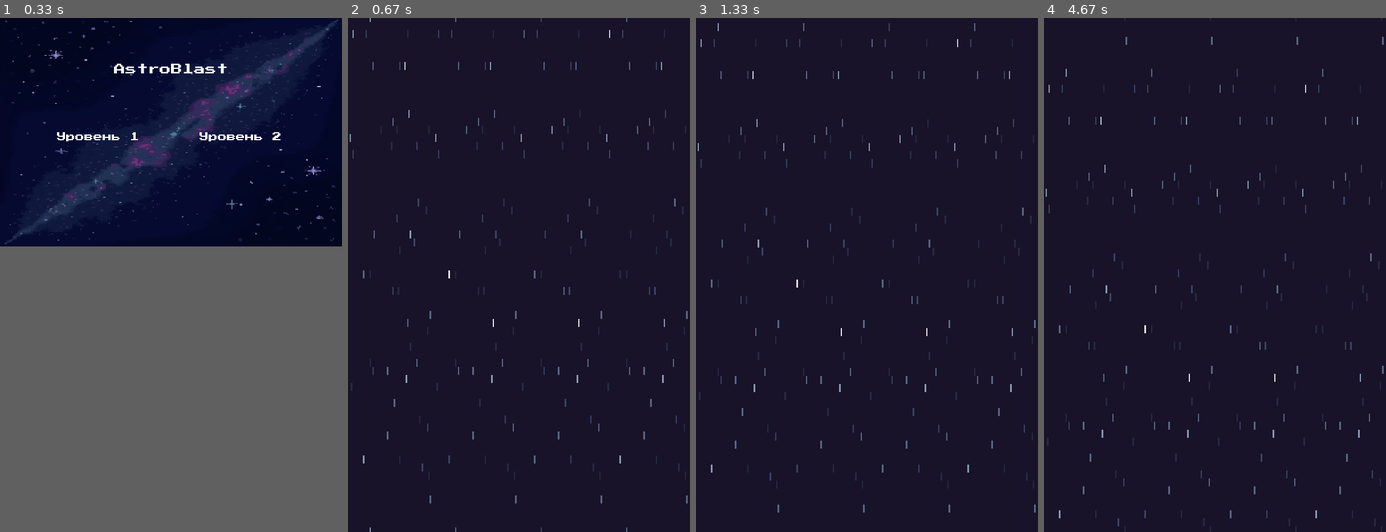
Above: before the commit, frames 1-4 (left to right).
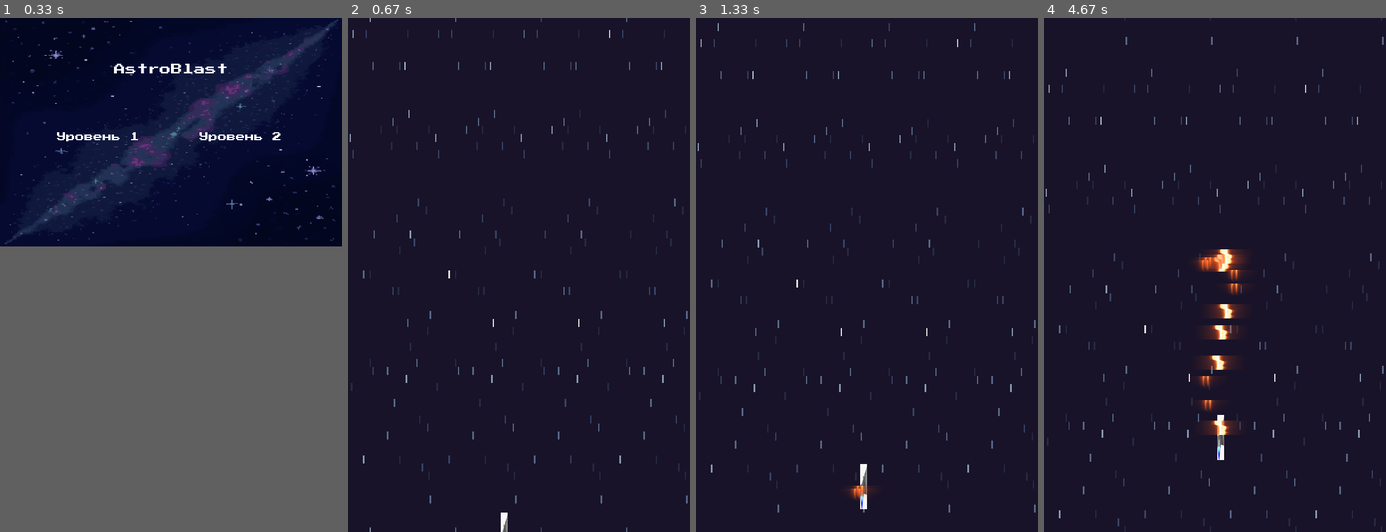
Above: after the commit, the same moments.

Repository: ArxIIdoL/Pygame_Project_Yandex_Luceum
Game: pygame game, started from main.py
Same seed, same stepped clock (60 frames per second), same inputs: the game is played once before the commit and once after it.
Inputs (mouse positions are in pixels of both pictures, inside the frame that each line leads up to):
- Up to frame 1 (0.33 s): no input
- Up to frame 2 (0.67 s): click (443, 136) at 0.38 s
- Up to frame 3 (1.33 s): tap Space at 0.67, 1.07 s; hold D from 1 s (still down)
- Up to frame 4 (4.67 s): tap Space at 1.37, 1.57, 1.9, 2.2, 2.4, 2.7, 2.97, 3.3, 3.6, 3.73, 4.13, 4.43 s; release D at 1.47 s; hold W 1.5-1.8 s; hold D 1.83-2.3 s; hold A 2.33-2.87 s; hold S 2.9-3.2 s; hold A 3.23-3.63 s; hold W 3.67-4.03 s; hold D from 4.07 s (still down)

Frame 1 is identical in both runs. In frame 2, less than 0.1% of the frame differs, in the area x 44-47%, y 96-100%; in frame 3, 0.3%; in frame 4, 1.9%, in the area x 44-59%, y 45-86%.

Commit message:
Баг с текстурами снарядов и космического корабля

Diff:
--- a/background tests.py
+++ b/background tests.py
@@ -1,5 +1,11 @@
+import os
+import sys
+
 import pygame
-import random
+
+# Константы
+SCREEN_WIDTH_LEVEL, SCREEN_HEIGHT_LEVEL = 600, 900
+FPS, CLOCK, SCROLL_SPEED = 60, pygame.time.Clock(), 0.4
 
 
 class AnimatedSprite(pygame.sprite.Sprite):
@@ -27,7 +33,7 @@
 
 class Ship(AnimatedSprite):
     def __init__(self, x, y):
-        sheet = pygame.image.load("data/image/ship_sprite/ship.png").convert_alpha()
+        sheet = pygame.image.load("data/image/sprites/ship.png").convert_alpha()
         super().__init__(sheet, 4, 1, x, y)
 
         self.bullets = []
@@ -66,7 +72,8 @@
 
 class Bullet(AnimatedSprite):
     def __init__(self, x, y):
-        sheet = pygame.image.load("data/image/bullet_sprite/All_Fire_Bullet_Pixel_16x16_00.png").convert_alpha()
+        sheet = pygame.transform.scale(load_image('sprites/bullet 1.png'), (100, 100))
+         # = pygame.image.load("data/image/sprites/bullet 1.png").convert_alpha()
         super().__init__(sheet, 4, 1, x, y)
         self.bullet_speed = 1.7
 
@@ -79,22 +86,130 @@
         self.rect.y -= self.bullet_speed
 
 
-def main():
+class BackgroundManager:
+    def __init__(self, screen, backgrounds):
+        self.screen, self.backgrounds = screen, backgrounds
+        self.bg_count = len(backgrounds)
+        self.y_offsets = [i * SCREEN_HEIGHT_LEVEL for i in range(self.bg_count)]  # Смещение для каждого фона
+
+    def update_and_draw(self):
+        # Двигаем фоны вниз
+        for i in range(self.bg_count):
+            self.y_offsets[i] += SCROLL_SPEED
+            # Если фон уходит вниз, сбрасываем его на верхнюю позицию
+            if self.y_offsets[i] >= SCREEN_HEIGHT_LEVEL:
+                self.y_offsets[i] = (self.y_offsets[i] - SCREEN_HEIGHT_LEVEL * self.bg_count)
+        # Очищаем экран перед новой отрисовкой
+        self.screen.fill((0, 0, 0))  # Черный фон
+        # Отображаем фоны
+        for i in range(self.bg_count):
+            self.screen.blit(self.backgrounds[i], (0, self.y_offsets[i]))
+
+
+def load_image(name, colorkey=None):
+    fullname = os.path.join('data/image', name)
+    if not os.path.isfile(fullname):
+        print(f"Файл с изображением '{fullname}' не найден")
+        sys.exit()
+    image = pygame.image.load(fullname)
+    if colorkey is not None:
+        image = image.convert()
+        if colorkey == -1:
+            colorkey = image.get_at((0, 0))
+        image.set_colorkey(colorkey)
+    else:
+        image = image.convert_alpha()
+    return image
+
+
+def load_music(type):
+    fullname = os.path.join('data/music', type)
+    if not os.path.isfile(fullname):
+        print(f"Файл с музыкой '{fullname}' не найден")
+        sys.exit()
+    return fullname
+
+
+def load_font(size):
+    fullname = os.path.join('data', 'font/PressStart2P-Regular.ttf')
+    if not os.path.isfile(fullname):
+        print(f"Файл с шрифтом '{fullname}' не найден")
+        sys.exit()
+    font = pygame.font.Font(fullname, size)
+    return font
+
+
+def terminate():
+    pygame.quit()
+    sys.exit()
+
+
+def start_screen(screen_size):
+    global FPS
     pygame.init()
-    screen = pygame.display.set_mode((600, 900))
-    clock = pygame.time.Clock()
-
+    screen = pygame.display.set_mode(screen_size)
+    # Музыка
+    pygame.mixer.init()
+    pygame.mixer.music.load(load_music('start music background.mp3'))
+    pygame.mixer.music.set_volume(0.15)
+    pygame.mixer.music.play(loops=-1, fade_ms=3 * 1000)
+    pygame.display.set_icon(load_image('icon.jpg'))
+    pygame.display.set_caption('AstroBlast')
+    fon = pygame.transform.scale(load_image('backgrounds image/first_screen_background.jpg'), screen_size)
+    screen.blit(fon, (0, 0))
+    # Название игры
+    font = load_font(20)
+    string_rendered = font.render("AstroBlast", 1, pygame.Color('White'))
+    intro_rect = string_rendered.get_rect()
+    intro_rect.top, intro_rect.x = 80, 200
+    screen.blit(string_rendered, intro_rect)
+    # Уровни
+    font = load_font(16)
+    for x, text in zip((100, 350), ("Уровень 1", "Уровень 2")):
+        string_rendered = font.render(text, 1, pygame.Color('White'))
+        intro_rect = string_rendered.get_rect()
+        intro_rect.top, intro_rect.x = 200, x
+        screen.blit(string_rendered, intro_rect)
+    while True:
+        for event in pygame.event.get():
+            if event.type == pygame.QUIT:
+                terminate()
+            elif event.type == pygame.MOUSEBUTTONDOWN:
+                if 94 <= event.pos[0] <= 246 and 194 <= event.pos[1] <= 217:  # Окрытие уровня 1
+                    level_one()
+                elif 342 <= event.pos[0] <= 500 and 194 <= event.pos[1] <= 217:  # Открытие уровня 2
+                    level_two()
+        pygame.display.flip()
+        CLOCK.tick(FPS)
+
+
+def level_one():
+    global CLOCK
+    global FPS
+    # Инициализируем Pygame
+    pygame.init()
+    # Создаем окно
+    os.environ['SDL_VIDEO_WINDOW_POS'] = '%i,%i' % (0, 0)
+    os.environ['SDL_VIDEO_CENTERED'] = '0'
+    screen = pygame.display.set_mode((SCREEN_WIDTH_LEVEL, SCREEN_HEIGHT_LEVEL))
+    # Загружаем фоны
+    backgrounds = []
+    for i in range(5):
+        filename = f'data/image/backgrounds image/level 1/Space_Stars.png'
+        bg = pygame.transform.scale(pygame.image.load(filename), (SCREEN_WIDTH_LEVEL, SCREEN_HEIGHT_LEVEL))
+        backgrounds.append(bg)
+    # Создаем объект менеджера фонов
+    background_manager = BackgroundManager(screen, backgrounds)
     # Вычисляем начальную позицию по центру экрана
     ship_x = (600 - 64) // 2  # 64 - ширина корабля (предположим, что корабль имеет ширину 64 пикселя)
     ship = Ship(ship_x, 900)  # Начинаем из нижней части экрана
-
-    running = True
-    while running:
+    # Основной игровой цикл
+    while True:
         current_time = pygame.time.get_ticks()
         for event in pygame.event.get():
             if event.type == pygame.QUIT:
-                running = False
-
+                terminate()
+        background_manager.update_and_draw()  # Обновляем и отрисовываем фон
         keys = pygame.key.get_pressed()
         ship_speed = 1.2
         if keys[pygame.K_a]:
@@ -107,24 +222,22 @@
             ship.move(0, ship_speed)
         if keys[pygame.K_SPACE]:
             ship.shoot(current_time)
-
         for bullet in ship.bullets:
             bullet.move()
             if bullet.rect.y < 0:  # Проверяем, вышла ли пуля за верхнюю границу
                 ship.bullets.remove(bullet)
-
-        screen.fill((0, 0, 0))
         ship.update()
         screen.blit(ship.image, ship.rect.topleft)
         for bullet in ship.bullets:
             bullet.update()
             screen.blit(bullet.image, bullet.rect.topleft)
-
-        pygame.display.flip()
-        clock.tick(240)
-
-    pygame.quit()
-
-
-if __name__ == "__main__":
-    main()
+        pygame.display.flip()  # Обновляем дисплей
+        CLOCK.tick(FPS)
+
+
+def level_two():
+    print('WIP: level_two')
+
+
+if __name__ == '__main__':
+    start_screen((600, 400))
--- a/main.py
+++ b/main.py
@@ -33,7 +33,7 @@
 
 class Ship(AnimatedSprite):
     def __init__(self, x, y):
-        sheet = pygame.image.load("data/image/sprites/lvl 1/ship.png").convert_alpha()
+        sheet = pygame.image.load("data/image/sprites/ship.png").convert_alpha()
         super().__init__(sheet, 4, 1, x, y)
 
         self.bullets = []
@@ -72,7 +72,8 @@
 
 class Bullet(AnimatedSprite):
     def __init__(self, x, y):
-        sheet = pygame.image.load("data/image/bullet_sprite/All_Fire_Bullet_Pixel_16x16_00.png").convert_alpha()
+        sheet = pygame.transform.scale(load_image('sprites/bullet 1.png'), (100, 100))
+         # = pygame.image.load("data/image/sprites/bullet 1.png").convert_alpha()
         super().__init__(sheet, 4, 1, x, y)
         self.bullet_speed = 1.7
 
@@ -190,7 +191,6 @@
     # Создаем окно
     os.environ['SDL_VIDEO_WINDOW_POS'] = '%i,%i' % (0, 0)
     os.environ['SDL_VIDEO_CENTERED'] = '0'
-
     screen = pygame.display.set_mode((SCREEN_WIDTH_LEVEL, SCREEN_HEIGHT_LEVEL))
     # Загружаем фоны
     backgrounds = []
@@ -201,8 +201,8 @@
     # Создаем объект менеджера фонов
     background_manager = BackgroundManager(screen, backgrounds)
     # Вычисляем начальную позицию по центру экрана
-    # ship_x = (600 - 64) // 2  # 64 - ширина корабля (предположим, что корабль имеет ширину 64 пикселя)
-    # ship = Ship(ship_x, 900)  # Начинаем из нижней части экрана
+    ship_x = (600 - 64) // 2  # 64 - ширина корабля (предположим, что корабль имеет ширину 64 пикселя)
+    ship = Ship(ship_x, 900)  # Начинаем из нижней части экрана
     # Основной игровой цикл
     while True:
         current_time = pygame.time.get_ticks()
@@ -210,30 +210,27 @@
             if event.type == pygame.QUIT:
                 terminate()
         background_manager.update_and_draw()  # Обновляем и отрисовываем фон
-        # keys = pygame.key.get_pressed()
-        # ship_speed = 1.2
-        # if keys[pygame.K_a]:
-        #     ship.move(-ship_speed, 0)
-        # if keys[pygame.K_d]:
-        #     ship.move(ship_speed, 0)
-        # if keys[pygame.K_w]:
-        #     ship.move(0, -ship_speed)
-        # if keys[pygame.K_s]:
-        #     ship.move(0, ship_speed)
-        # if keys[pygame.K_SPACE]:
-        #     ship.shoot(current_time)
-        #
-        # for bullet in ship.bullets:
-        #     bullet.move()
-        #     if bullet.rect.y < 0:  # Проверяем, вышла ли пуля за верхнюю границу
-        #         ship.bullets.remove(bullet)
-
-        # screen.fill((0, 0, 0))
-        # ship.update()
-        # screen.blit(ship.image, ship.rect.topleft)
-        # for bullet in ship.bullets:
-        #     bullet.update()
-        #     screen.blit(bullet.image, bullet.rect.topleft)
+        keys = pygame.key.get_pressed()
+        ship_speed = 1.2
+        if keys[pygame.K_a]:
+            ship.move(-ship_speed, 0)
+        if keys[pygame.K_d]:
+            ship.move(ship_speed, 0)
+        if keys[pygame.K_w]:
+            ship.move(0, -ship_speed)
+        if keys[pygame.K_s]:
+            ship.move(0, ship_speed)
+        if keys[pygame.K_SPACE]:
+            ship.shoot(current_time)
+        for bullet in ship.bullets:
+            bullet.move()
+            if bullet.rect.y < 0:  # Проверяем, вышла ли пуля за верхнюю границу
+                ship.bullets.remove(bullet)
+        ship.update()
+        screen.blit(ship.image, ship.rect.topleft)
+        for bullet in ship.bullets:
+            bullet.update()
+            screen.blit(bullet.image, bullet.rect.topleft)
         pygame.display.flip()  # Обновляем дисплей
         CLOCK.tick(FPS)
 
Binary file added: data/image/sprites/bullet 1.png
Binary file added: data/image/sprites/bullet 2.png
Binary file added: data/image/sprites/bullet 3.png
Binary file added: data/image/sprites/bullet 4.png
Binary file removed: data/image/sprites/lvl 1/ship.png
Binary file added: data/image/sprites/ship original.png
Binary file added: data/image/sprites/ship.png
